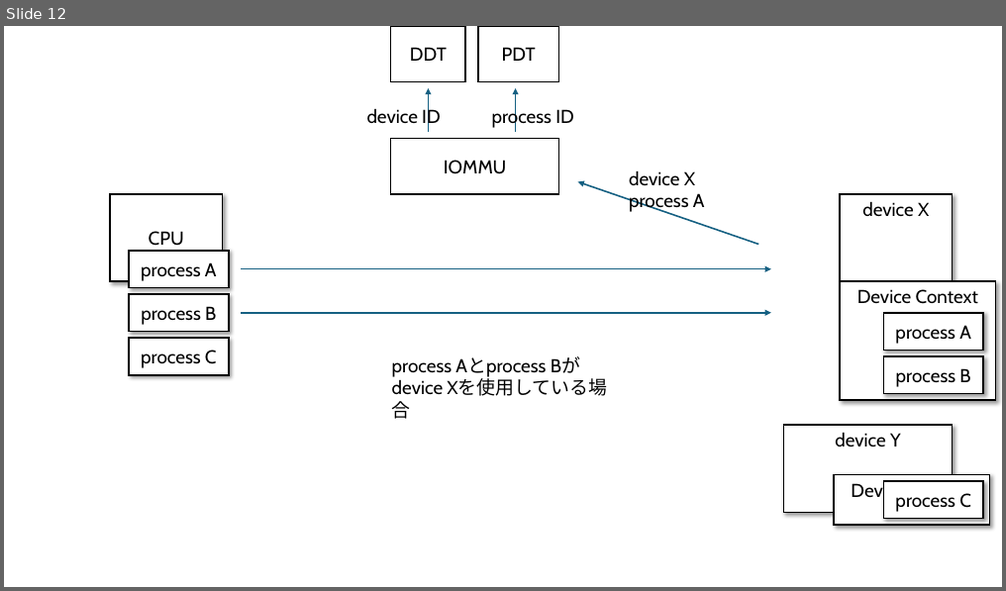
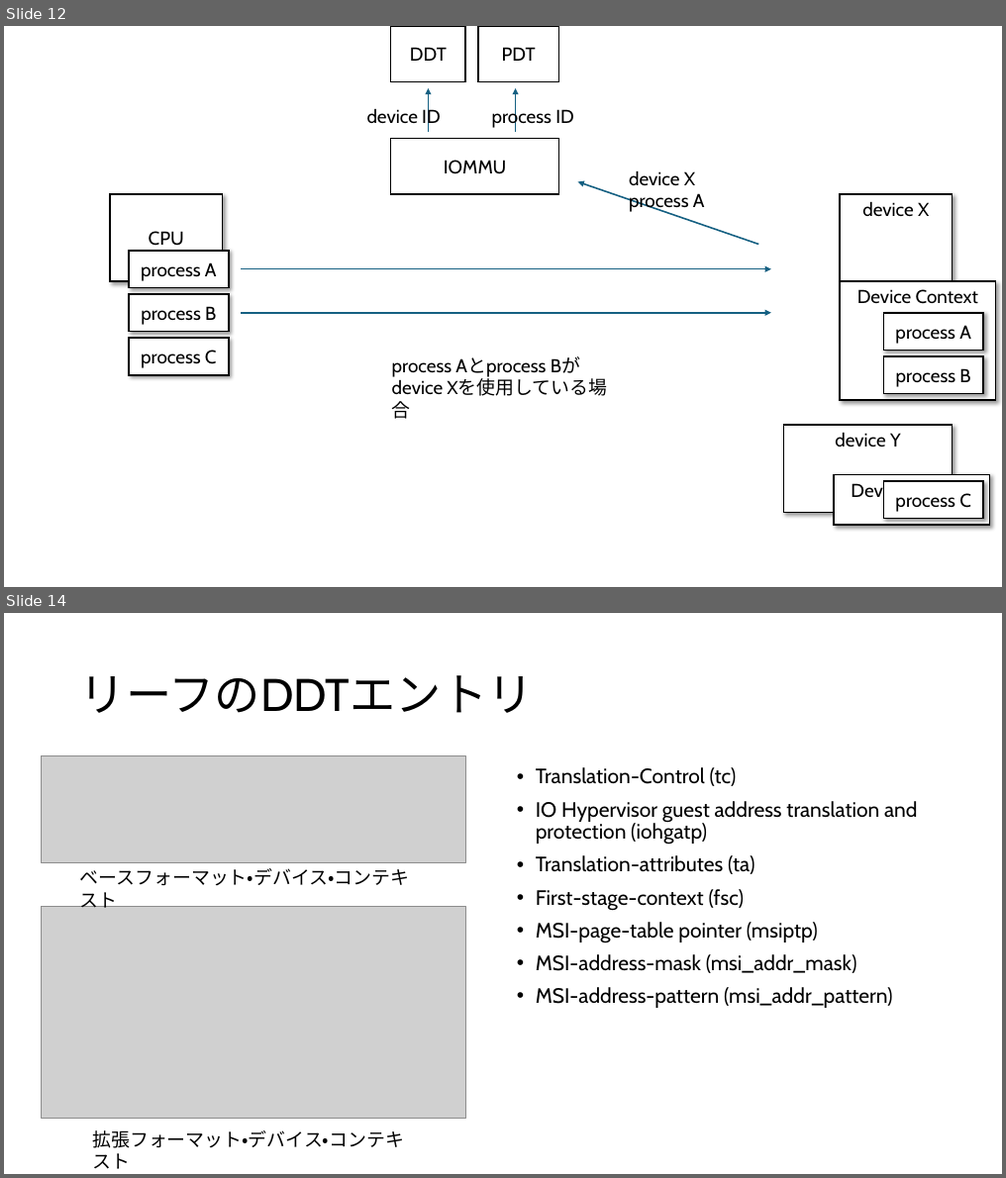
Before and after one commit to msyksphinz-self/riscv-iommu-ja, a slide deck: iommu.pptx. Shown one above the other, each under a label of ours: slide 12 before the commit, slides 12 and 14 after it; the slides between them are not shown. The pictures are 1006x591 and 1006x1178 pixels, drawn with LibreOffice and Linux fonts; fonts in the diff are those of the drawing; grey boxes stand for pictures. Boxes give left, top, right and bottom in pixels: in the first picture for what was removed or moved away, otherwise in the second. Text is boxed around its words. In the diff, an @@ line names an element or a change of style, - is before the commit and + after.

```diff
--- a/iommu.pptx
+++ b/iommu.pptx
@@ slide 14 added at (4,613,1002,1174), background #FFFFFF @@
@@ title added at (80,675,534,713), 44 pt, text #000000 @@
+リーフのDDTエントリ
@@ picture added at (42,757,466,863) @@
@@ text added at (536,767,918,1008), 20 pt, text #000000 @@
+• Translation-Control (tc)
+• IO Hypervisor guest address translation and protection (iohgatp)
+• Translation-attributes (ta)
+• First-stage-context (fsc)
+• MSI-page-table pointer (msiptp)
+• MSI-address-mask (msi_addr_mask)
+• MSI-address-pattern (msi_addr_pattern)
@@ text added at (80,868,410,886), 18 pt, text #000000 @@
+ベースフォーマット・デバイス・コンテキスト
@@ picture added at (42,906,466,1118) @@
@@ text added at (92,1131,404,1149), 18 pt, text #000000 @@
+拡張フォーマット・デバイス・コンテキスト
```
Also in this commit, not shown: 4 other slides added, 2 other files.
